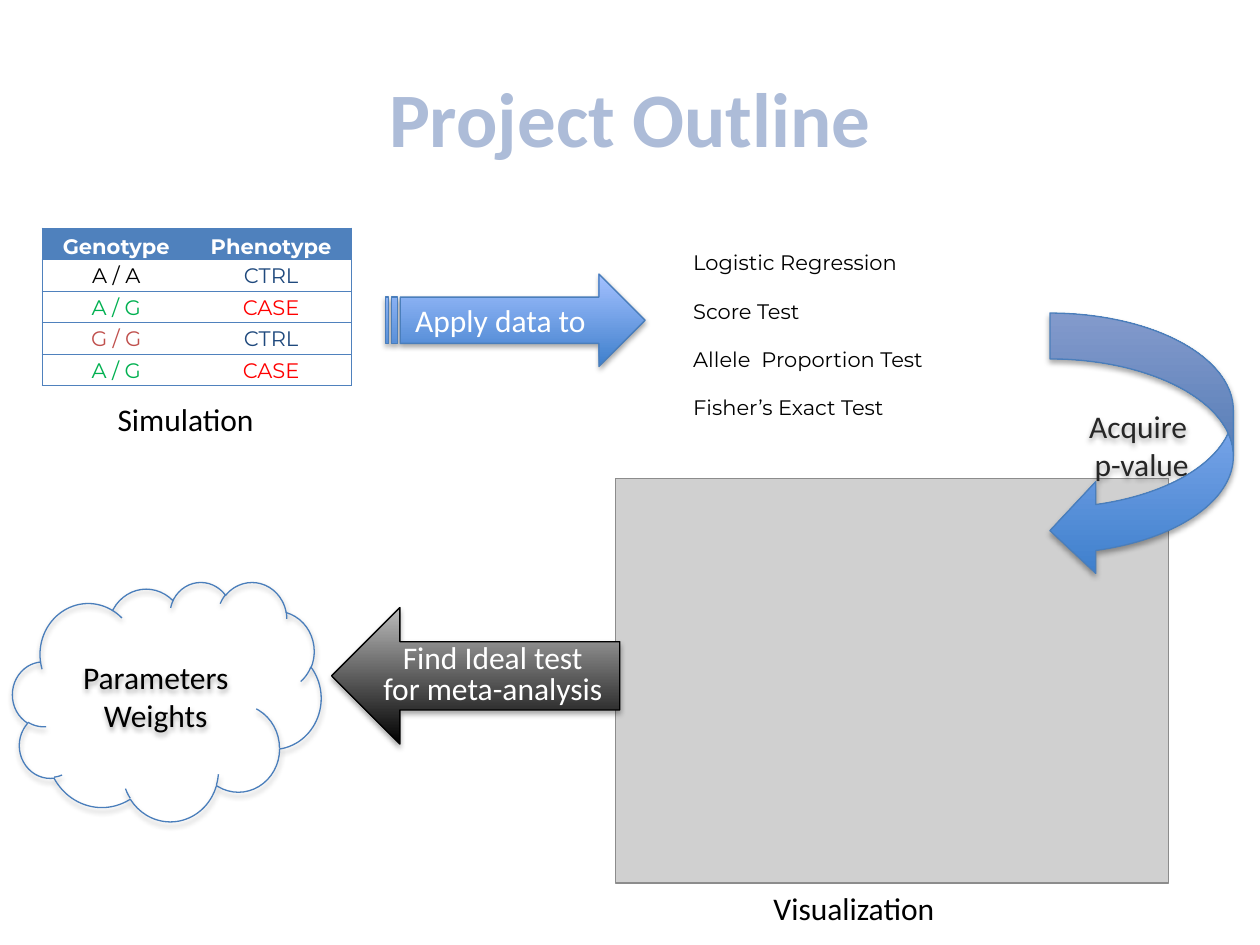
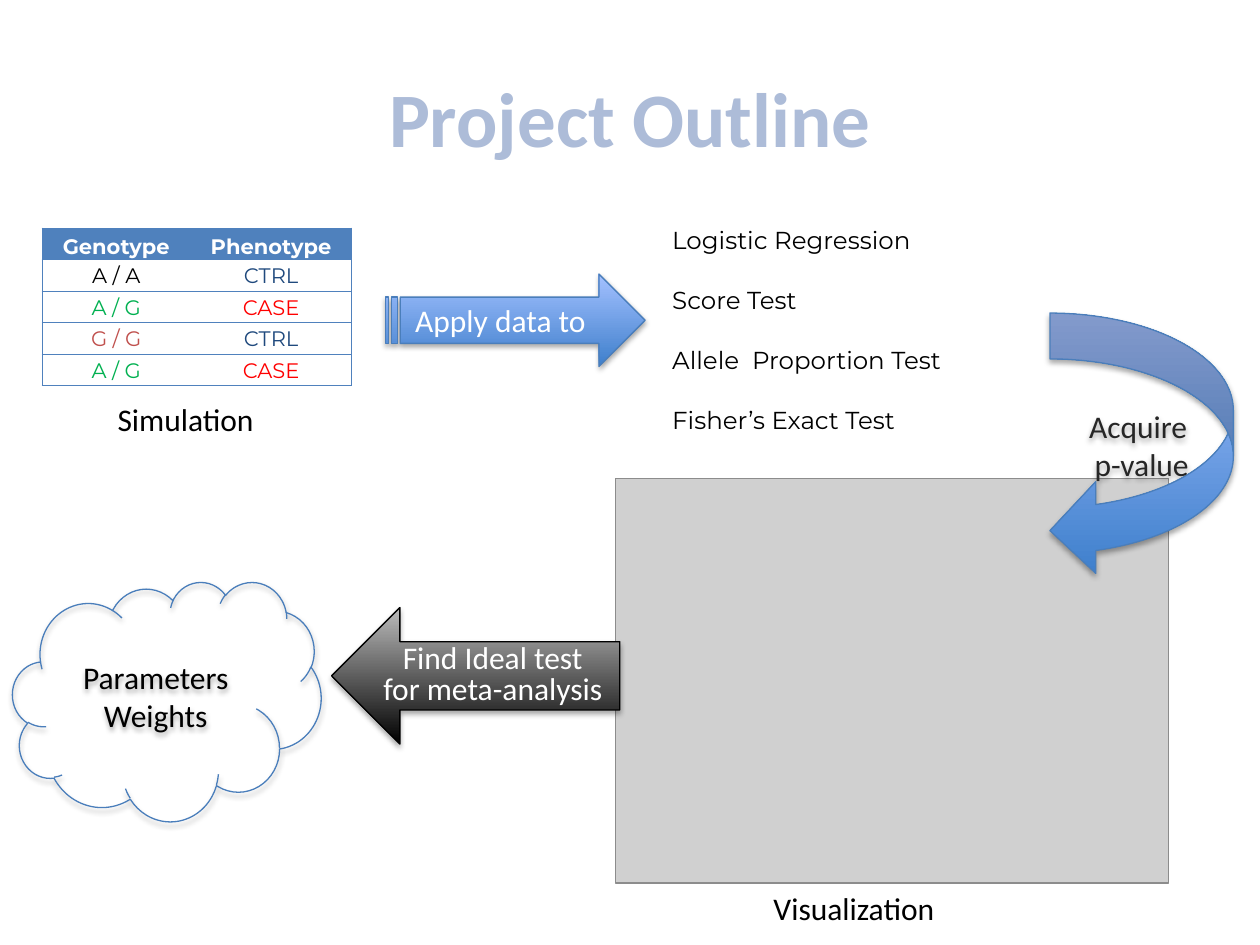
Before and after one commit to lankrist/ph_meta-analysis, a slide deck: slide 4 of meta_analysis_presentationupdate.pptx. Drawn at 1260x945 pixels with LibreOffice and Linux fonts; fonts in the diff are those of the drawing; grey boxes stand for pictures. Boxes give left, top, right and bottom in pixels: in the first picture for what was removed or moved away, otherwise in the second. Text is boxed around its words. In the diff, an @@ line names an element or a change of style, - is before the commit and + after.

Commit message:
presentation

```diff
--- a/meta_analysis_presentationupdate.pptx
+++ b/meta_analysis_presentationupdate.pptx
@@ table at bbox=[670, 195, 999, 436] @@
@@ size 12 to 14 pt @@
@@ table: place and size @@
-table at bbox=[692, 228, 966, 421]
+table at bbox=[670, 195, 999, 436]
```
Also in this commit, not shown: 2 other slides changed, 1 other file.
